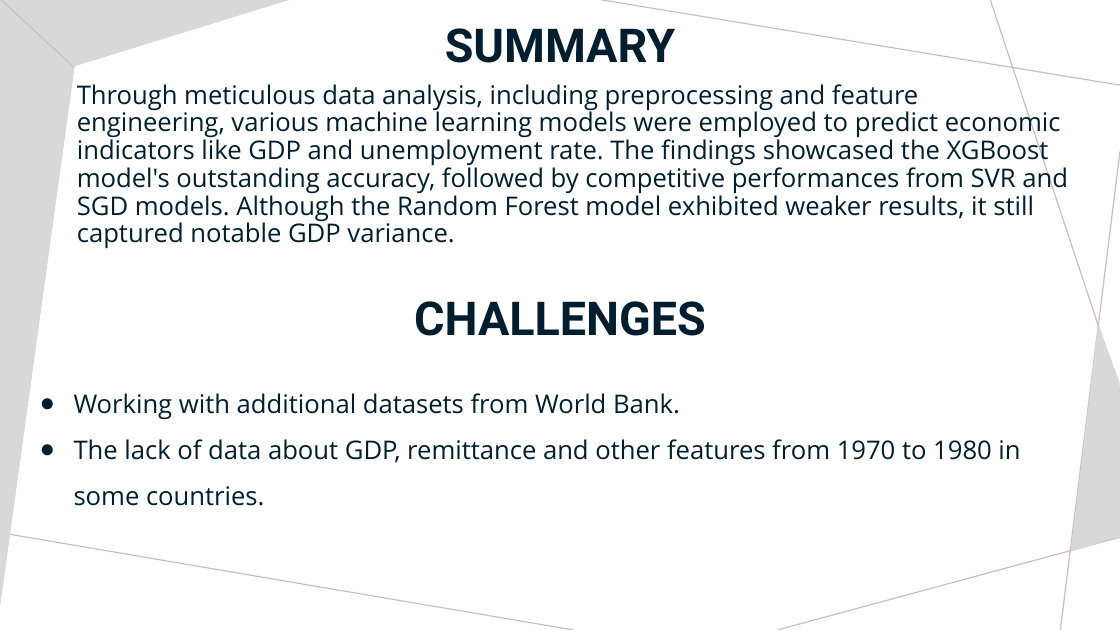
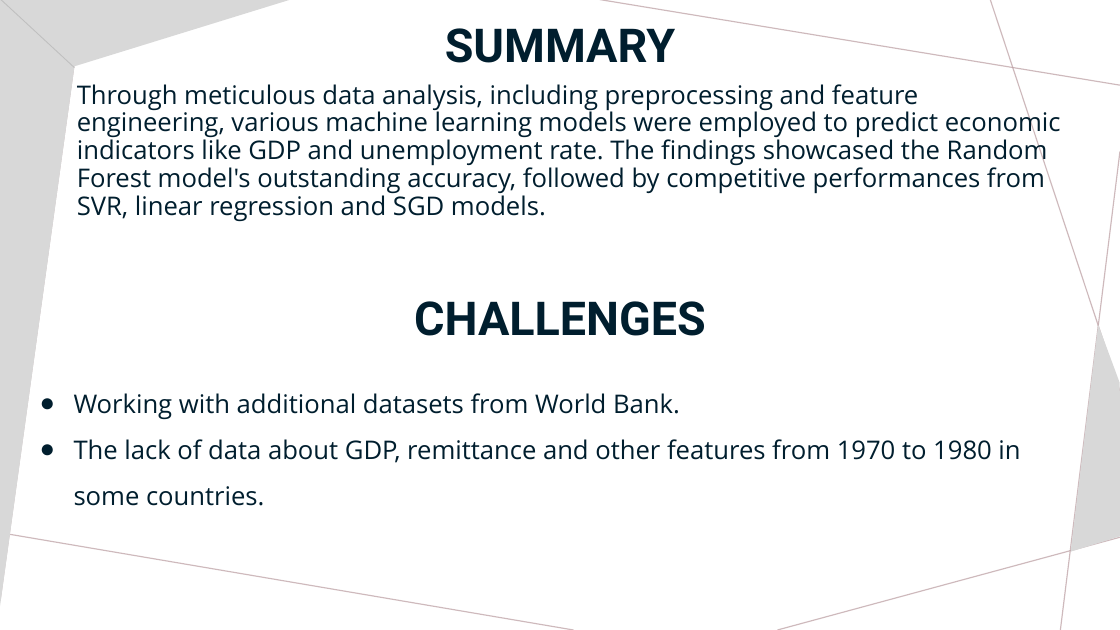
Before and after one commit to MiracleUche123/CatBoost-Team-Project, a slide deck: slide 22 of Presentation Slide Team Catboost.pptx (slide 17 before the commit). Drawn at 1120x630 pixels with LibreOffice and Linux fonts; fonts in the diff are those of the drawing. Boxes give left, top, right and bottom in pixels: in the first picture for what was removed or moved away, otherwise in the second. Text is boxed around its words. In the diff, an @@ line names an element or a change of style, - is before the commit and + after.

```diff
--- a/Presentation Slide Team Catboost.pptx
+++ b/Presentation Slide Team Catboost.pptx
@@ text at [77, 84, 1061, 222]: text changed @@
-Through meticulous data analysis, including preprocessing and feature engineering, various machine learning models were employed to predict economic indicators like GDP and unemployment rate. The findings showcased the XGBoost model's outstanding accuracy, followed by competitive performances from SVR and SGD models. Although the Random Forest model exhibited weaker results, it still captured notable GDP variance.
+Through meticulous data analysis, including preprocessing and feature engineering, various machine learning models were employed to predict economic indicators like GDP and unemployment rate. The findings showcased the Random Forest model's outstanding accuracy, followed by competitive performances from SVR, linear regression and SGD models.
```
Also in this commit, not shown: 7 other slides changed, 10 slides added, 5 slides removed.
